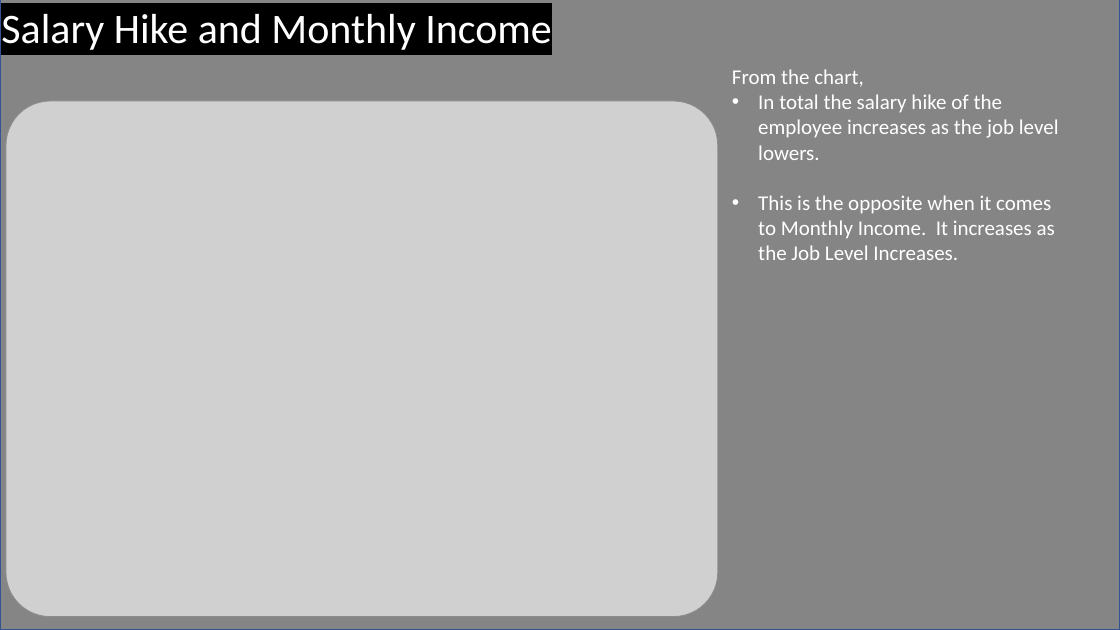
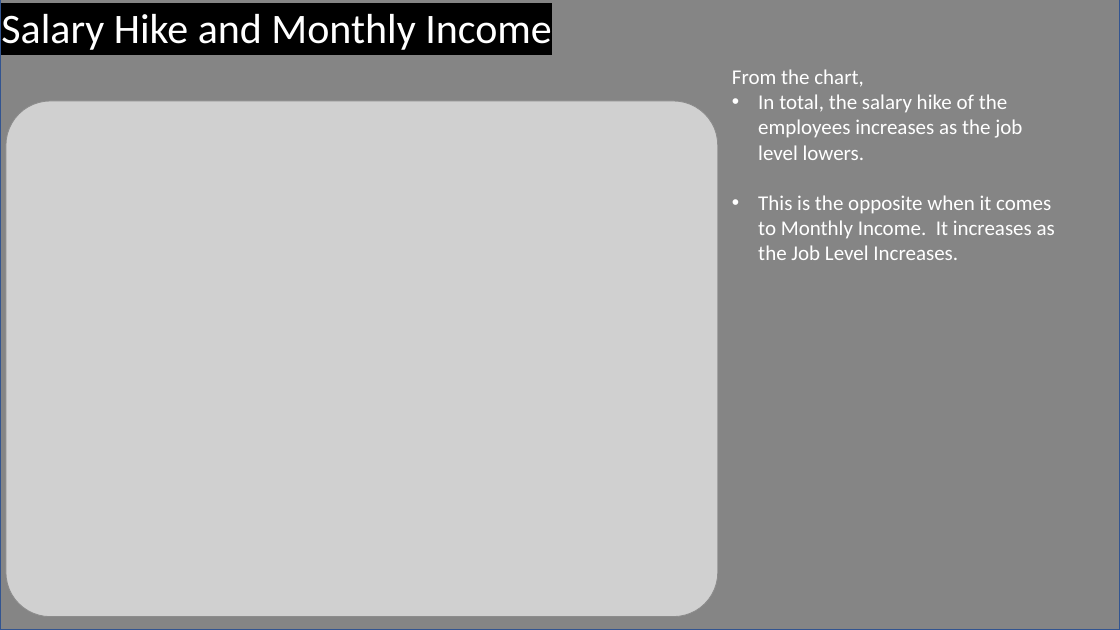
Before and after one commit to mich7000/my-data-science-and-machine-learning-portfolio, a slide deck: slide 3 of Employee Attrition Data Analysis/report-slides.pptx. Drawn at 1120x630 pixels with LibreOffice and Linux fonts; fonts in the diff are those of the drawing; grey boxes stand for pictures; background and template pictures are left out. Boxes give left, top, right and bottom in pixels: in the first picture for what was removed or moved away, otherwise in the second. Text is boxed around its words. In the diff, an @@ line names an element or a change of style, - is before the commit and + after.

```diff
--- a/Employee Attrition Data Analysis/report-slides.pptx
+++ b/Employee Attrition Data Analysis/report-slides.pptx
@@ text at [758,94,1022,160]: text changed @@
-• In total the salary hike of the employee increases as the job level lowers.
+• In total, the salary hike of the employees increases as the job level lowers.
```
Also in this commit, not shown: 4 other slides changed, 18 other files.
